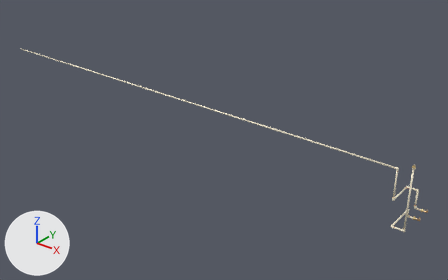
One commit to the glTF model pipes_supply__softener-yes_and_plumbing-cpvc.glb: the scene before it, then after it.
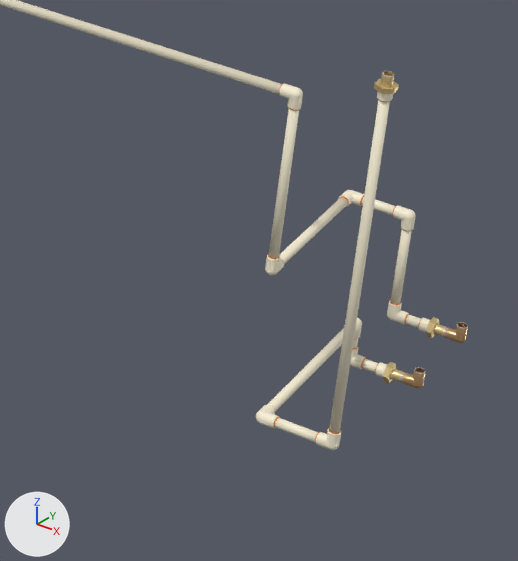
Old and new are each drawn whole from a 50 mm camera at (4.93, -5.42, 3.45) aimed at (-0.52, 1.39, -0.78) and again close up on the part from 77% to 98% of the width and 54% to 90% of the height. Lighting does not change. The marker at lower left points along +X, +Y and +Z. The last two pictures show the newer version. Vertices at exactly the same position are counted once.

The first close-up shows 'fit_adapter_pipe_supply_from_softener', 'fit_adapter_pipe_supply_softener_feed', 'fit_adapter_pipe_supply_softener_feed.001', 'pipe_supply_from_softener', 'pipe_supply_softener_feed' and 9 more.
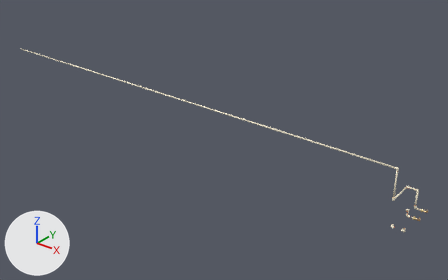
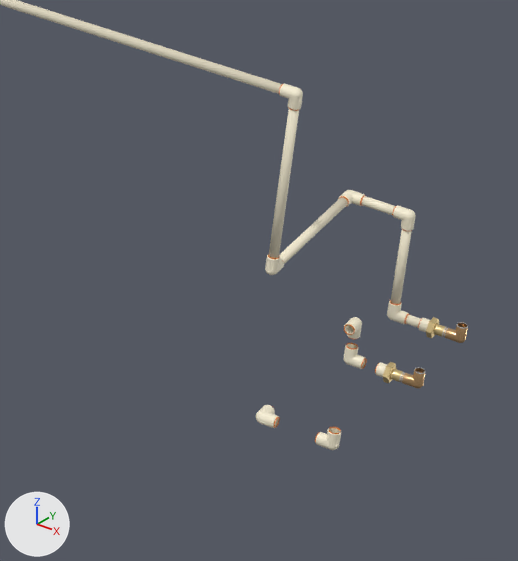
The change, as JSON lines over the scene's bpy script:
```json
{"block": "me_fit_adapter_pipe_supply_softener_feed", "where": "# used by ob_fit_adapter_pipe_supply_softener_feed; location = (0.0, 0.0, 0.0)"}
{"op": "remove", "block": "me_fit_adapter_pipe_supply_softener_feed", "code": "me_fit_adapter_pipe_supply_softener_feed.from_pydata(...)  # 551 vertices, 1102 faces; spans x 2.7203..2.7616, y 0.7172..0.7648, z 0.0815..0.1409"}
{"op": "add", "block": "me_fit_adapter_pipe_supply_softener_feed", "code": "me_fit_adapter_pipe_supply_softener_feed.from_pydata(...)  # 1291 vertices, 2614 faces; spans x 2.6458..2.7533, y 1.1971..1.2449, z -0.8633..-0.8092"}
{"block": "me_fit_adapter_pipe_supply_softener_feed", "change": "me_fit_adapter_pipe_supply_softener_feed part 1: 551 vertices removed from x 2.7203..2.7616, y 0.7172..0.7648, z 0.0815..0.1409"}
{"block": "me_fit_adapter_pipe_supply_softener_feed", "change": "other edits to the shape of me_fit_adapter_pipe_supply_softener_feed do not show in these pictures"}
{"op": "add", "block": "me_fit_adapter_pipe_supply_softener_feed", "code": "me_fit_adapter_pipe_supply_softener_feed.materials.append(mat_mat_copper_001)  # beige #ddb381"}
{"op": "remove", "block": "ob_pipe_supply_softener_feed", "code": ["ob_pipe_supply_softener_feed = bpy.data.objects.new('pipe_supply_softener_feed', me_pipe_supply_softener_feed)", "ob_pipe_supply_softener_feed.location = (0.0, 0.0, 0.0)"]}
```

Pixel boxes (x1, y1, x2, y2) of what changed, in the close-ups (518 x 561 px):
```json
{"object": "pipe_supply_softener_feed", "change": "deleted", "before": [267, 100, 390, 442]}
{"object": "fit_adapter_pipe_supply_softener_feed", "change": "reshaped", "before": [374, 71, 399, 102], "after": [375, 362, 426, 388], "on screen": "100% wider, 16% shorter"}
{"part": 1, "of": "me_fit_adapter_pipe_supply_softener_feed", "change": "deleted", "before": [374, 71, 399, 102]}
```
